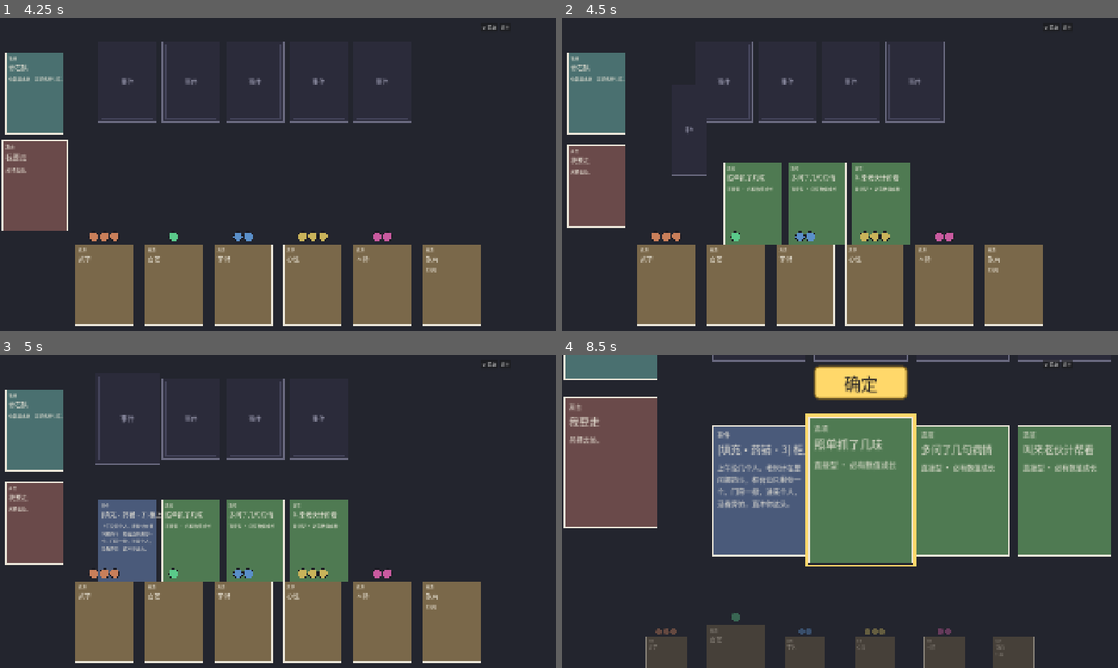
Above: before the commit, frames 1-4 (two rows, left to right).
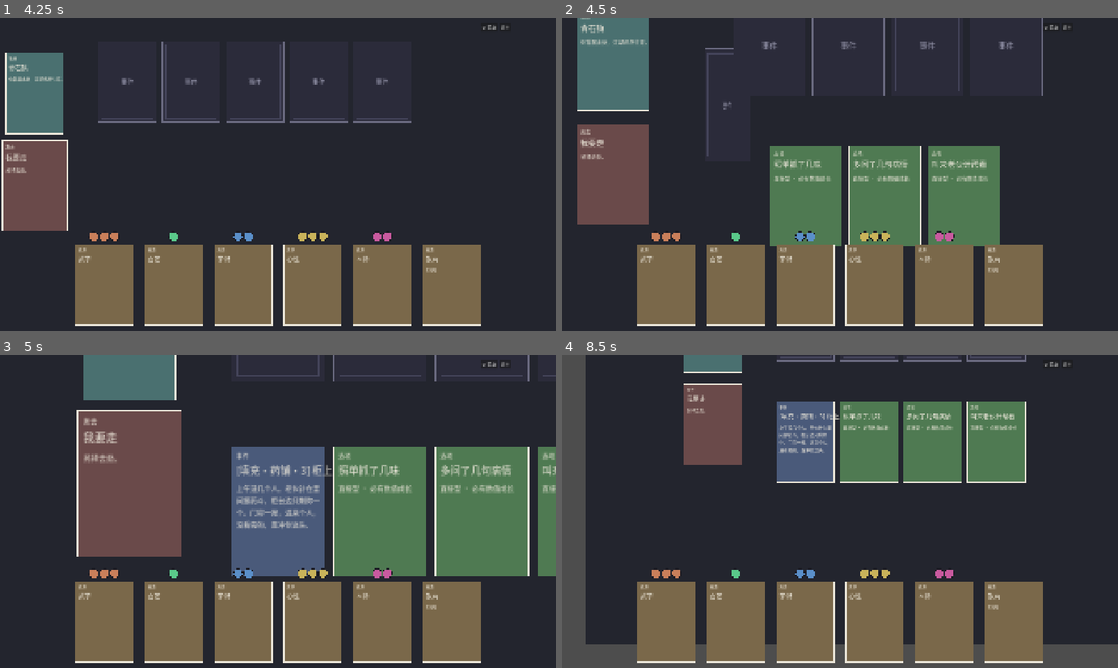
Above: after the commit, the same moments.

Repository: lwbiuchsjk/zhengdao-cards
Game: Godot game, scene res://card_table.tscn
The game is run twice, just before and just after one commit, with the same random seed, the same clock (stepped at 60 frames per second) and the same inputs.
Inputs (mouse positions are in pixels of both pictures, inside the frame that each line leads up to):
- Up to frame 1 (4.25 s): click "⚙ 菜单" at 0.5 s; click "⚙ 菜单" at 1.25 s; click "⚙ 菜单" at 2 s; tap Enter at 2.75 s; drag from (33, 93) to (33, 187) at 2.77 s; tap Space at 3.5 s; drag from (33, 277) to (33, 187) at 3.52 s
- Up to frame 2 (4.5 s): tap Enter at 4.25 s; move the mouse to (689, 80) at 4.27 s; click (689, 80) at 4.42 s
- Up to frame 3 (5 s): no input
- Up to frame 4 (8.5 s): drag from (689, 417) to (689, 539) at 5.02 s; tap Space at 5.75, 7.25 s; drag from (751, 517) to (689, 639) at 5.77 s; tap Enter at 6.5 s; drag from (751, 517) to (751, 639) at 6.52 s; move the mouse to (817, 517) at 7.27 s; click (817, 517) at 7.42 s; drag from (689, 639) to (817, 517) at 8.02 s

Frame 1 is identical in both runs. In frame 2, 17% of the frame differs, in the area x 0-87%, y 0-73%; in frame 3, 43%; in frame 4, 64%, in the area x 0-100%, y 0-100%.

Commit message:
feat(批次三 聚焦): F3 两层事件级聚焦状态机 + F5 封缄语义
把聚焦从「仅选项级」扩成「事件全流程两层状态机」(真源
[[卡牌前端交互设计]] §2.9 F, 含 Mermaid 图):

- 状态: 总览/挂起 → L1 事件焦点 → L2 选项焦点 → 结果态。核心律:
  点任一因果链卡=聚焦它 / 拍桌空白=解除回总览(事件挂起非退出) /
  确定不解除、点继续才解除。
- 抽公共子函数 _focus_camera_on(world_pos) / _pan_camera_to /
  _clear_option_focus_ui(L1·L2·重聚焦共用)。L1 = 盲选翻开后
  _focus_camera_on(_chain_origin)+展开选项; 新增 _event_card(L1 目标
  + 总览挂起态点它重聚焦)+ _refocus_event。
- F5 封缄: _confirm_focus 消耗投入标记(不飞回)+ _sealed=true; 封缄后
  选项不可改(_on_option_chosen 守卫)、投入不可撤、事件卡不可重聚焦。
  封缄视觉延后(美化 backlog)。
- 解除时机下沉: 原确定即还原总览 → 改为确定保持聚焦 + 镜头平移呈现
  结果; 解除聚焦下沉到 _clear_event_chain(点继续触发)。拍桌条件
  _focus_active → _pre_focus_saved(L1 也能解除)。
- 补提批次二漏的 smoke_batch2_loop.gd.uid。

验证: 编译 0 错 + A1 25/25 + F1 21/21 + smoke_batch2_loop 15/15 +
主场景无报错 + GUI 验收 §2.9 F 状态机全流程通过。codex 2 项已修
(P1 还原 tween chained callback 竞态 → kill 句柄; P2 L1 取位读飞行中
global_position → 传 _chain_origin 坐标)。

Co-Authored-By: Claude Opus 4.8 (1M context) <noreply@anthropic.com>

Diff:
--- a/scripts/ui/card_table.gd
+++ b/scripts/ui/card_table.gd
@@ -59,9 +59,12 @@
 var _result_revealed: bool = false   # 结果已揭示守卫(防屏息窗口内重复点击)
 var _hand_cards: Dictionary = {}     # res_type -> 手牌资源卡(标记领取飞向目标)
 var _hand_home: Dictionary = {}      # res_type -> 手牌 home 屏幕坐标(聚焦后归位)
-# ---- 选项聚焦(§2.5 改: 镜头 zoom 驱动)状态 ----
-const FOCUS_ZOOM := Vector2(1.6, 1.6)   # 聚焦放大倍率(手感, 可调)
-var _focus_active: bool = false
+# ---- 聚焦状态机(§2.9 F: 总览/挂起 → L1 事件焦点 → L2 选项焦点 → 结果态) ----
+# 三状态律: ① 点任一因果链卡=聚焦它 ② 拍桌空白=解除回总览(事件挂起非退出) ③ 确定不解除、继续才解除。
+const FOCUS_ZOOM := Vector2(1.6, 1.6)   # 聚焦放大倍率(手感, 可调; 精调留 UE pass)
+var _event_card: CardScn = null         # F3: 当前 active 事件卡(L1 聚焦目标 + 总览挂起态点它重聚焦入口)
+var _sealed: bool = false               # F5 封缄态: 确定后置位, 此后选项/事件不可再聚焦改选
+var _focus_active: bool = false         # L2: 选项级聚焦中(可投入/确定); L1 与总览均为 false
 var _focused_option: CardScn = null     # 当前聚焦的选项卡
 var _focus_opt_type: int = 0            # 当前聚焦选项类型(确定时定 tier)
 var _focus_whitelist: Array = []        # 当前聚焦白名单(投入校验用)
@@ -70,6 +73,7 @@
 var _pre_focus_cam_pos: Vector2 = Vector2.ZERO
 var _pre_focus_cam_zoom: Vector2 = Vector2.ONE
 var _pre_focus_saved: bool = false      # 仅首次进入聚焦时记录镜头(切换不覆盖)
+var _restore_cam_tween: Tween = null    # 解除聚焦的还原 tween 句柄: 中途重聚焦须 kill(防 chained callback 竞态)
 var _confirm_btn: Button = null         # 确定按钮(聚焦期)
 var _difficulty_label: Label = null     # 难度提示(鉴定型)
 var _press_screen: Vector2 = Vector2.ZERO  # 左键按下屏幕位置(判定点击 vs 拖动)
@@ -334,7 +338,11 @@
 ## 展开选项。守卫 _board_active: active 事件结算中余背暂不可选(继续清场后解锁 → 批次二)。
 func _on_board_pick(chosen: CardScn, pick_uid: String) -> void:
 	if _board_active:
-		return  # 已有 active 事件: 余背暂不可选(防并发; 批次二继续卡推进后才解锁下一张)
+		# 已有 active 事件: 点的若是当前事件卡 → 总览挂起态重聚焦 L1(§2.9 F「点卡重聚焦」);
+		# 封缄后不再重聚焦; 其余余背一律不可选(防并发, 防误触 forced 打乱调度)。
+		if chosen == _event_card and not _sealed:
+			_refocus_event()
+		return
 	_board_active = true
 	var event_info: Dictionary = _data_source.pick_hand(pick_uid)
 	if not event_info.get("ok", false):
@@ -345,13 +353,16 @@
 	_board_cards.erase(chosen)
 	_chain_nodes.append(chosen)   # 计入事件链 → 继续清场时随链回收(非盘面回收)
 	_relayout_board()             # DD-B2: 其后余背向前补齐, 平滑滑动填空洞(与选中卡飞出同时)
-	# 选中卡: 填真实事件文字 → 飞到因果链起点 → 翻开 → 展开选项。
+	# 选中卡: 填真实事件文字 → 飞到因果链起点 → 翻开 → 进 L1 事件聚焦 → 展开选项。
 	chosen.set_face_text(str(event_info.get("title", "")), str(event_info.get("body", "")))
 	if chosen.position != _chain_origin:
 		var tw := chosen.create_tween()
 		tw.tween_property(chosen, "position", _chain_origin, 0.30).set_trans(Tween.TRANS_QUAD).set_ease(Tween.EASE_OUT)
 	chosen.flip_to(true)
-	# 接事件流程: 展开选项(F1 不含 F3 事件级聚焦, 翻开即展开; 守卫防重复)。
+	_event_card = chosen          # F3: 记 active 事件卡(L1 聚焦目标 + 重聚焦入口; chosen.clicked 已连 _on_board_pick)
+	# F3 L1 事件级聚焦: 镜头聚焦事件卡 → 再展开选项(§2.9 F: 总览 → L1)。
+	# 传 _chain_origin(事件卡飞行终点)而非读飞行中 global_position(codex P2)。
+	_focus_camera_on(_chain_origin)
 	if not _options_shown:
 		_options_shown = true
 		_expand_options()
@@ -405,8 +416,8 @@
 
 ## 选定一个选项(直接型 / 鉴定型都进入聚焦); 已聚焦时点另一选项 = 切换
 func _on_option_chosen(chosen: CardScn, option_id: String, opt_type: int, whitelist: Array, threshold: int) -> void:
-	if _result_shown:
-		return
+	if _sealed or _result_shown:
+		return  # F5 封缄后选项不可改(§2.9 F)
 	if _focus_active and chosen == _focused_option:
 		return
 	_enter_focus(chosen, option_id, opt_type, whitelist, threshold)
@@ -421,15 +432,67 @@
 	var tw := chosen.create_tween()
 	tw.tween_property(chosen, "position", slot, 0.25).set_trans(Tween.TRANS_QUAD).set_ease(Tween.EASE_OUT)
 
-# ---------- 选项聚焦(§2.5 改: 镜头 zoom 驱动) ----------
-
-## 进入/切换聚焦: 镜头 zoom + 居中该选项 + 选中高亮 + 手牌前推(白名单)/收起(非白名单) + 难度提示 + 确定。
-## 首次进入记录镜头(切换不覆盖); 点桌面空白取消(见 _unhandled_input)。
-func _enter_focus(option: CardScn, option_id: String, opt_type: int, whitelist: Array, threshold: int) -> void:
+# ---------- 聚焦状态机公共原语(§2.9 F) ----------
+
+## 聚焦到某世界坐标(F3 通用子函数, L1 事件级 / L2 选项级 / 重聚焦 共用):
+## 传目标世界坐标(非读节点 global_position — 避免目标卡仍在飞行中 tween 时取到旧位, codex P2)。
+## 入口先 kill 待定的还原 tween(防其 chained callback 误清 _pre_focus_saved, codex P1)。
+## 首次进入聚焦时记录总览镜头(切换/重聚焦不覆盖, 供解除时还原)→ 镜头 zoom + 居中到目标。
+func _focus_camera_on(world_pos: Vector2) -> void:
+	if _restore_cam_tween != null and _restore_cam_tween.is_valid():
+		_restore_cam_tween.kill()   # 中途重聚焦: 杀还原 tween → 其 _pre_focus_saved=false callback 不再触发
+	_restore_cam_tween = null
 	if not _pre_focus_saved:
 		_pre_focus_cam_pos = _camera.position
 		_pre_focus_cam_zoom = _camera.zoom
 		_pre_focus_saved = true
+	var cam_tw := _camera.create_tween()
+	cam_tw.set_parallel(true)
+	cam_tw.tween_property(_camera, "position", world_pos, 0.30).set_trans(Tween.TRANS_QUAD).set_ease(Tween.EASE_OUT)
+	cam_tw.tween_property(_camera, "zoom", FOCUS_ZOOM, 0.30).set_trans(Tween.TRANS_QUAD).set_ease(Tween.EASE_OUT)
+
+## 仅平移镜头到世界坐标(保持当前 zoom): 封缄后呈现结果卡用(§2.9 F: 结果态仍聚焦)。
+func _pan_camera_to(world_pos: Vector2) -> void:
+	var tw := _camera.create_tween()
+	tw.tween_property(_camera, "position", world_pos, 0.30).set_trans(Tween.TRANS_QUAD).set_ease(Tween.EASE_OUT)
+
+## 重聚焦事件卡(§2.9 F: 总览挂起态/L1 点事件卡 → L1; 若当前在 L2 则先退选项回 L1, 镜头转事件不回总览)。
+func _refocus_event() -> void:
+	if _event_card == null or not is_instance_valid(_event_card):
+		return
+	if _focus_active:
+		_flyback_invested_markers()   # L2 → L1: 未确定的投入飞回(可逆)
+		_clear_option_focus_ui()
+	_focus_camera_on(_chain_origin)   # 事件卡恒在 _chain_origin(已落位)
+
+## 清选项级(L2)UI: 取消选中 + 释放确定按钮/难度 + 手牌归位 + 复位 L2 标志。不动镜头、不飞回标记
+## (飞回/消耗由调用方按场景决定: 切换/取消飞回, 确定消耗)。
+func _clear_option_focus_ui() -> void:
+	for key in _hand_cards:
+		var rt: String = key
+		var card: Node2D = _hand_cards[rt]
+		var home: Vector2 = _hand_home[rt]
+		var tw := card.create_tween()
+		tw.set_parallel(true)
+		tw.tween_property(card, "position", home, 0.25)
+		tw.tween_property(card, "scale", Vector2.ONE, 0.25)
+		tw.tween_property(card, "modulate:a", 1.0, 0.25)
+	if _focused_option != null and is_instance_valid(_focused_option):
+		_focused_option.set_selected(false)
+	if _confirm_btn != null and is_instance_valid(_confirm_btn):
+		_confirm_btn.queue_free()
+	_confirm_btn = null
+	if _difficulty_label != null and is_instance_valid(_difficulty_label):
+		_difficulty_label.queue_free()
+	_difficulty_label = null
+	_focus_active = false
+	_focused_option = null
+
+# ---------- 选项聚焦(L2; §2.5 镜头 zoom 驱动) ----------
+
+## 进入/切换 L2 选项聚焦: 镜头收紧到该选项 + 选中高亮 + 手牌前推(白名单)/收起 + 难度提示 + 确定按钮。
+## 由 L1 / 总览(挂起)点选项卡进入(§2.9 F)。切换 = 已聚焦时点另一选项(旧投入飞回)。点桌面空白解除(见 _unhandled_input)。
+func _enter_focus(option: CardScn, option_id: String, opt_type: int, whitelist: Array, threshold: int) -> void:
 	# 切换: 先把已投入旧选项的标记飞回手牌, 再取消旧选项选中 + 释放旧选项上的确定按钮(后面在新选项上重建)
 	if _focused_option != null and is_instance_valid(_focused_option) and _focused_option != option:
 		_flyback_invested_markers()
@@ -444,11 +507,7 @@
 	_focus_whitelist = whitelist
 	_focus_threshold = threshold
 	option.set_selected(true)
-	# 镜头 zoom + 居中(world); limit_* 会按 zoom 裁剪
-	var cam_tw := _camera.create_tween()
-	cam_tw.set_parallel(true)
-	cam_tw.tween_property(_camera, "position", option.global_position, 0.30).set_trans(Tween.TRANS_QUAD).set_ease(Tween.EASE_OUT)
-	cam_tw.tween_property(_camera, "zoom", FOCUS_ZOOM, 0.30).set_trans(Tween.TRANS_QUAD).set_ease(Tween.EASE_OUT)
+	_focus_camera_on(option.global_position)   # L2: 镜头收紧到选项(选项已落位, global_position 即终点)
 	_apply_hand_focus(whitelist)
 	_update_difficulty(opt_type, threshold)
 	if _confirm_btn == null:
@@ -520,13 +579,16 @@
 	_confirm_btn.pressed.connect(_confirm_focus)
 	_focused_option.add_child(_confirm_btn)
 
-## 取消聚焦(点桌面空白触发): 镜头 + 手牌 + 选中 全部还原
+## 拍桌空白解除聚焦(§2.9 F): L1/L2 均回总览(事件挂起、非退出, 点因果链卡可重聚焦);
+## 封缄态不解除(确定后镜头随结果, 由点继续才解除)。
 func _cancel_focus() -> void:
-	if _focus_active:
-		_restore_focus()
-
-## 确定: 算 tier(_data_source.tier_from_invest 决策, 鉴定型由投入定, 直接型固定 success) →
-##       消耗投入标记 → 还原 → 提交 → 出结果
+	if _sealed:
+		return
+	if _pre_focus_saved:
+		_unfocus_to_overview()
+
+## 确定 = 封缄(F5): 算 tier → 消耗投入标记(不飞回)→ 置封缄态 → 退 L2 UI → 提交 + 出结果。
+## 不解除聚焦(§2.9 F: 确定不回总览, 镜头保持聚焦态并平移呈现结果; 解除留到点继续)。
 func _confirm_focus() -> void:
 	if not _focus_active:
 		return
@@ -536,45 +598,29 @@
 	var invested: int = _invested_markers.size()
 	var threshold: int = _focus_threshold
 	var tier := str(_data_source.tier_from_invest(opt_type, invested, threshold))
-	# 消耗(封缄): 投入标记释放, 不再飞回(_restore_focus 中的 flyback 会跑在空列表上 → no-op)
+	# 封缄(F5): 投入标记消耗释放, 不飞回; 此后选项不可改、投入不可撤。
 	for m in _invested_markers:
 		if is_instance_valid(m):
 			m.queue_free()
 	_invested_markers.clear()
-	_restore_focus()
+	_sealed = true
+	_clear_option_focus_ui()   # 退 L2 UI(确定按钮/难度/手牌归位/取消选中), 镜头保持聚焦态(不还原总览)
 	if is_instance_valid(option):
 		_commit_option(option)
-		_expand_result(option_id, opt_type, tier)
-
-## 还原聚焦: 投入标记飞回手牌 → 镜头回原位 → 手牌全部归位 + 取消选中 + 清 UI + 复位状态
-func _restore_focus() -> void:
+		_expand_result(option_id, opt_type, tier)  # 内部 _pan_camera_to 结果卡(仍聚焦)
+
+## 解除聚焦回总览(§2.9 F: 拍桌空白 / 点继续 触发): 投入标记飞回 → 镜头还原总览 → 退 L2 UI。
+## 事件状态保留(挂起, 非退出); pre_focus 还原 tween 完成后才清标志(中途再聚焦仍用原总览镜头)。
+func _unfocus_to_overview() -> void:
 	_flyback_invested_markers()
 	if _pre_focus_saved:
 		var cam_tw := _camera.create_tween()
 		cam_tw.set_parallel(true)
 		cam_tw.tween_property(_camera, "position", _pre_focus_cam_pos, 0.30).set_trans(Tween.TRANS_QUAD).set_ease(Tween.EASE_OUT)
 		cam_tw.tween_property(_camera, "zoom", _pre_focus_cam_zoom, 0.30).set_trans(Tween.TRANS_QUAD).set_ease(Tween.EASE_OUT)
-		# 还原 tween 完成后才清 → 中途若再聚焦仍用原 pre_focus(避免记录到 mid-restore 镜头位置)
 		cam_tw.chain().tween_callback(func() -> void: _pre_focus_saved = false)
-	for key in _hand_cards:
-		var rt: String = key
-		var card: Node2D = _hand_cards[rt]
-		var home: Vector2 = _hand_home[rt]
-		var tw := card.create_tween()
-		tw.set_parallel(true)
-		tw.tween_property(card, "position", home, 0.25)
-		tw.tween_property(card, "scale", Vector2.ONE, 0.25)
-		tw.tween_property(card, "modulate:a", 1.0, 0.25)
-	if _focused_option != null and is_instance_valid(_focused_option):
-		_focused_option.set_selected(false)
-	if _confirm_btn != null and is_instance_valid(_confirm_btn):
-		_confirm_btn.queue_free()
-	_confirm_btn = null
-	if _difficulty_label != null and is_instance_valid(_difficulty_label):
-		_difficulty_label.queue_free()
-	_difficulty_label = null
-	_focus_active = false
-	_focused_option = null
+		_restore_cam_tween = cam_tw   # 存句柄: 还原途中若重聚焦, _focus_camera_on 会 kill 它(防 callback 误清标志)
+	_clear_option_focus_ui()
 
 ## 卡/标记在 picking 阶段(_unhandled 之后)通知本表"本次按下落在卡上";
 ## 释放时 _unhandled 据此跳过取消(空白按下才取消)。
@@ -700,6 +746,8 @@
 	res.position = Vector2(_chain_origin.x + SLOT_DX * 2.0, _chain_origin.y)  # 结果在选中选项右侧
 	_chain_nodes.append(res)
 	res.clicked.connect(func(c: CardScn) -> void: _reveal_result(c, outcome))
+	# §2.9 F 结果态: 仍聚焦, 镜头平移呈现结果(选中选项与结果之间, 兼顾两者); 解除留到点继续。
+	_pan_camera_to(Vector2(_chain_origin.x + SLOT_DX * 1.5, _chain_origin.y))
 
 ## 揭示结果(§3): 封缄 → 屏息 → 翻牌 → 显式档位 → 生成可领取标记
 func _reveal_result(card: CardScn, outcome: Dictionary) -> void:
@@ -826,8 +874,9 @@
 ## 触发点: 【继续】卡推进时调(_on_continue, 普通→回盘面 / single→骨架·自省前先清当前链); 开包防御性调用。
 ## 回收范围: 事件卡 + 选项卡 + 结果卡 + 【继续】卡 + 未领取标记(_chain_nodes), 不含 _board_cards。
 func _clear_event_chain() -> void:
-	if _focus_active:
-		_restore_focus()  # 聚焦中清场: 先还原镜头 + 手牌 + 清 UI
+	# §2.9 F「点继续 → 解除聚焦回总览」: 事件结束清场前先解除聚焦(L1/L2/结果态/封缄态均还原镜头)。
+	if _pre_focus_saved:
+		_unfocus_to_overview()
 	for node in _chain_nodes:
 		if not is_instance_valid(node):
 			continue
@@ -837,6 +886,8 @@
 			node.queue_free()
 	_chain_nodes.clear()
 	_option_cards.clear()
+	_event_card = null       # F3: 复位事件聚焦目标
+	_sealed = false          # F5: 复位封缄态(下一事件重新可聚焦/改选)
 	_options_shown = false
 	_result_shown = false
 	_result_revealed = false
@@ -867,10 +918,10 @@
 			_press_moved = false
 			_press_on_pickable = false  # 新一轮按下: 默认空白, 拾取阶段会改写
 		else:
-			# 松手: 取消聚焦的判定 = 聚焦中 且 本次按下既未落在卡/标记上 也未拖动。
+			# 松手: 解除聚焦的判定 = 处于聚焦态(L1 或 L2) 且 本次按下既未落在卡/标记上 也未拖动。
 			# 2D picking 晚于 _unhandled press, 故由卡/标记在 picking 阶段调 notify_pickable_press()
-			# 主动告知 → 释放时这里能正确区分"卡上按下"vs"空白按下"。
-			if _focus_active and not _press_on_pickable and not _press_moved:
+			# 主动告知 → 释放时这里能正确区分"卡上按下"vs"空白按下"。封缄态由 _cancel_focus 内部守卫挡住。
+			if _pre_focus_saved and not _press_on_pickable and not _press_moved:
 				_cancel_focus()
 			_panning = false
 	elif event is InputEventMouseMotion:
Not shown, added: tools/smoke_batch2_loop.gd.uid
Not shown, changed: CLAUDE.md
